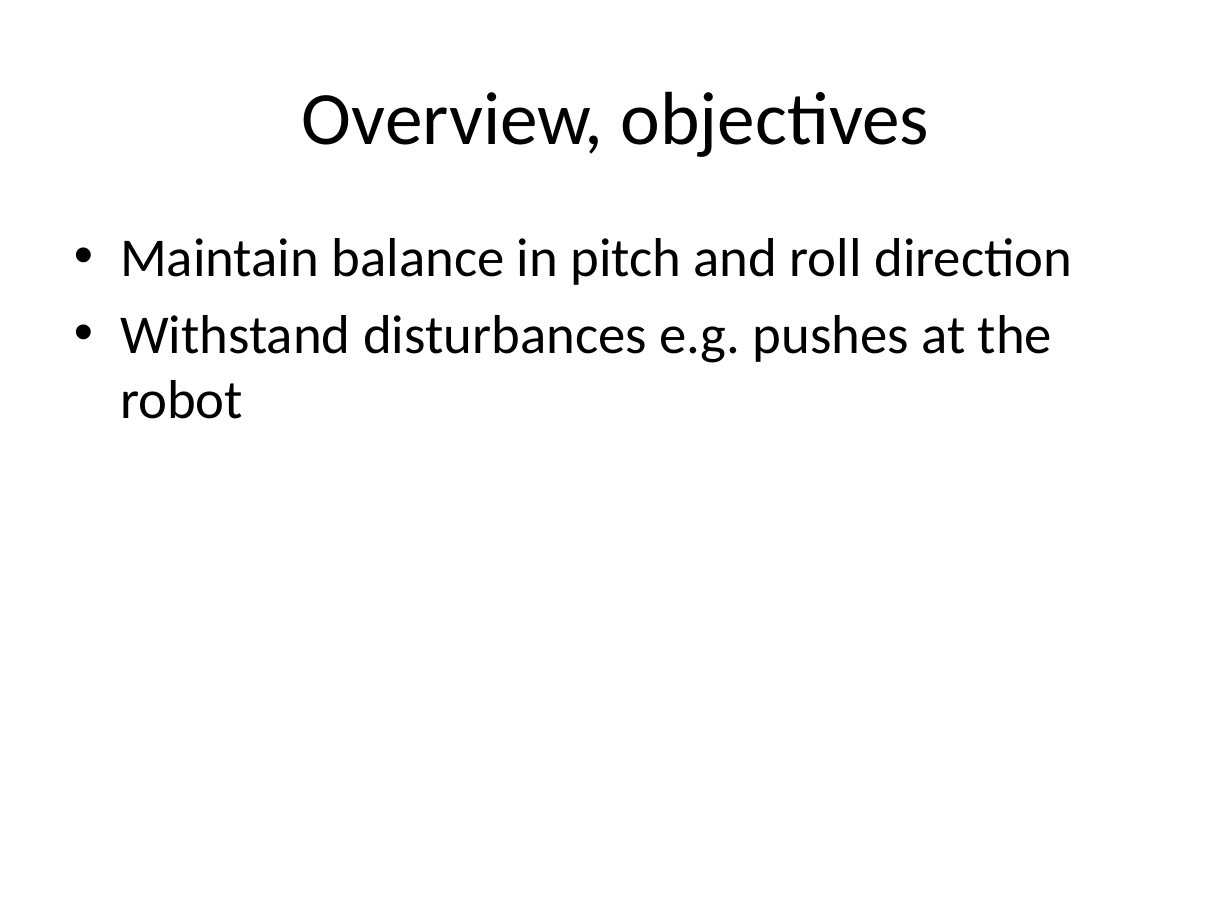
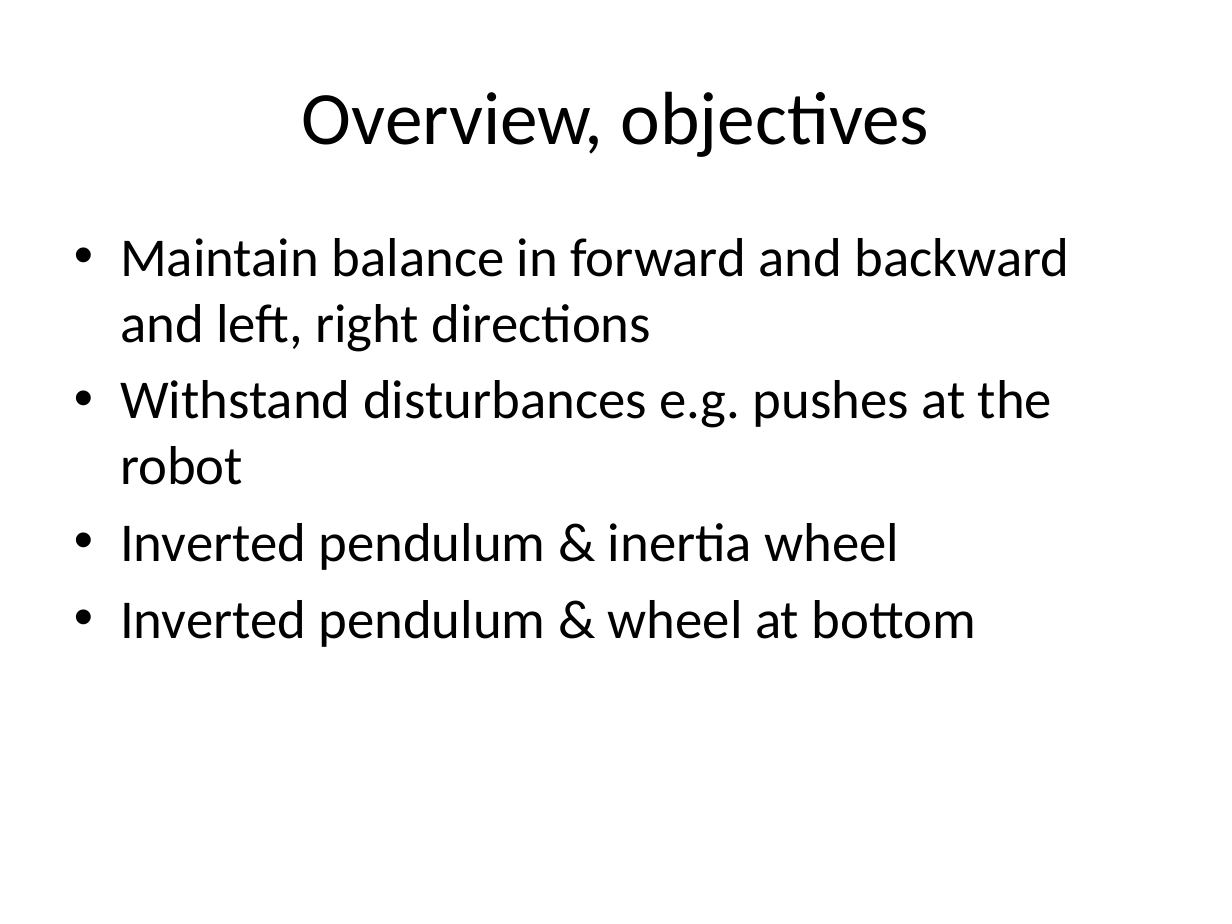
Before and after one commit to elt11jke/FRT090, a slide deck: slide 2 of SEM_RAPPORT/SEM_presentation_1.pptx. Drawn at 1232x924 pixels with LibreOffice and Linux fonts; fonts in the diff are those of the drawing. Boxes give left, top, right and bottom in pixels: in the first picture for what was removed or moved away, otherwise in the second. Text is boxed around its words. In the diff, an @@ line names an element or a change of style, - is before the commit and + after.

```diff
--- a/SEM_RAPPORT/SEM_presentation_1.pptx
+++ b/SEM_RAPPORT/SEM_presentation_1.pptx
@@ text at [120,238,1070,352]: text changed @@
-• Maintain balance in pitch and roll direction
+• Maintain balance in forward and backward and left, right directions
@@ text at [120,523,976,647]: paragraphs added @@
+• Inverted pendulum & inertia wheel
+• Inverted pendulum & wheel at bottom
```
Also in this commit, not shown: 1 other slide changed, 12 other files.
